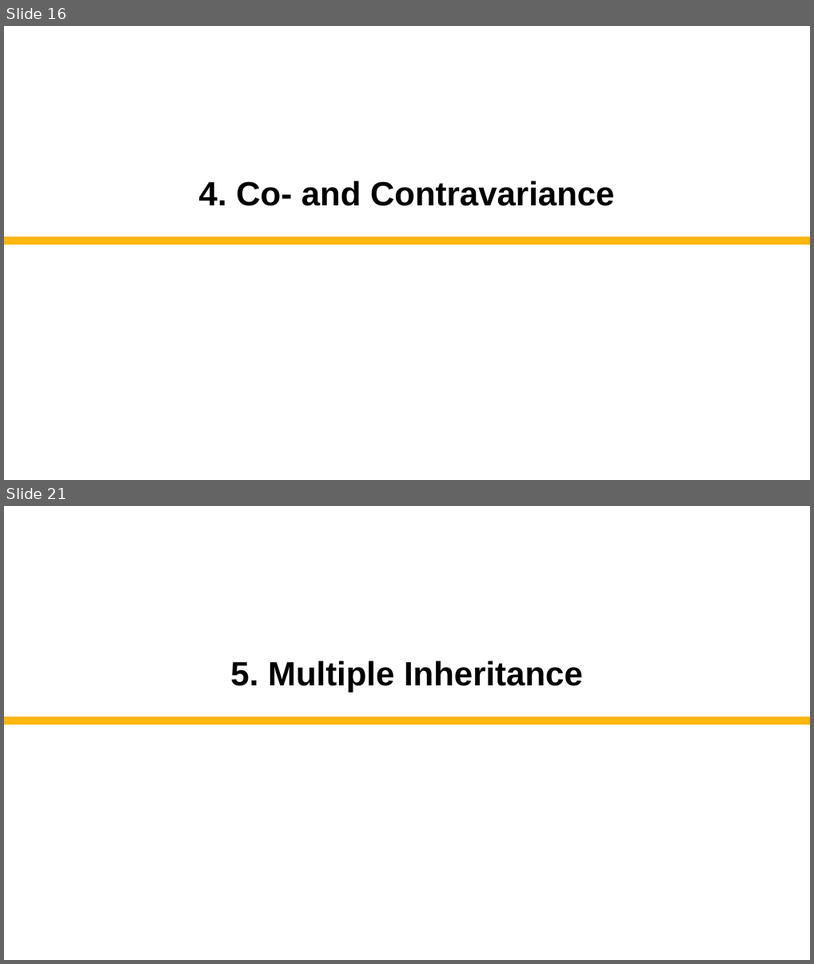
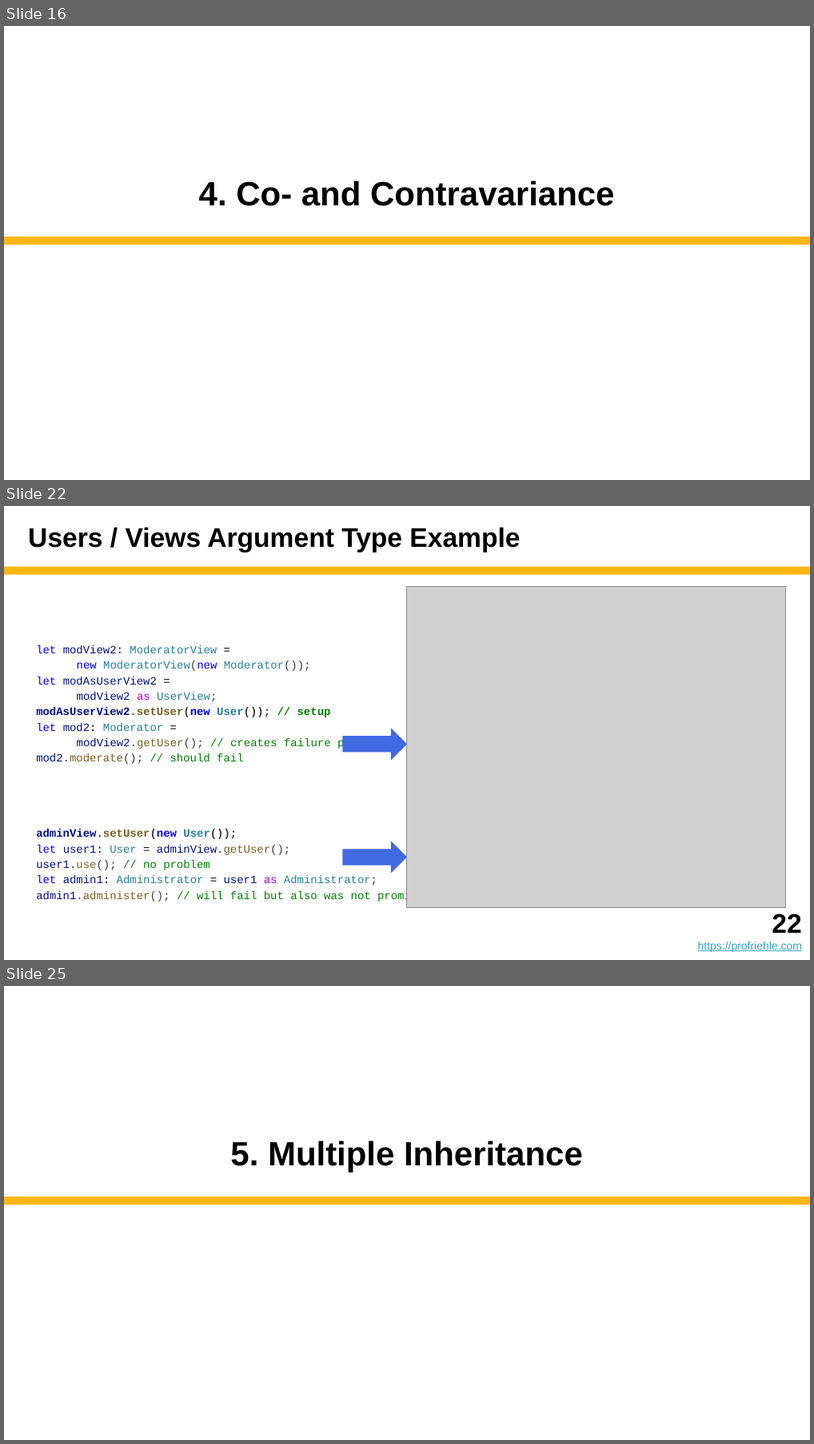
Before and after one commit to dirkriehle/adap-course, a slide deck: Lecture slides/ADAP B03 - Subtyping and Inheritance.pptx. Shown one above the other, each under a label of ours: slides 16 and 21 before the commit, slides 16, 22 and 25 after it; the slides between them are not shown. The pictures are 814x964 and 814x1444 pixels, drawn with LibreOffice and Linux fonts; fonts in the diff are those of the drawing; grey boxes stand for pictures. Boxes give left, top, right and bottom in pixels: in the first picture for what was removed or moved away, otherwise in the second. Text is boxed around its words. In the diff, an @@ line names an element or a change of style, - is before the commit and + after.

```diff
--- a/Lecture slides/ADAP B03 - Subtyping and Inheritance.pptx
+++ b/Lecture slides/ADAP B03 - Subtyping and Inheritance.pptx
@@ slide 22 added at <box>4,506,810,960</box>, background #FFFFFF @@
@@ title added at <box>28,527,520,552</box>, 24 pt, text #000000, bold @@
+Users / Views Argument Type Example
@@ rectangle added at <box>4,567,810,575</box>, fill #FEB612 @@
@@ picture added at <box>407,587,786,907</box> @@
@@ text added at <box>36,645,371,764</box>, 10 pt, text #001080 @@
+let modView2: ModeratorView =
+new ModeratorView(new Moderator());
+let modAsUserView2 =
+modView2 as UserView;
+modAsUserView2.setUser(new User()); // setup
+let mod2: Moderator =
+modView2.getUser(); // creates failure point
+mod2.moderate(); // should fail
@@ right arrow added at <box>342,728,407,760</box>, fill #4169E1 @@
@@ text added at <box>36,828,431,902</box>, 10 pt, text #001080 @@
+adminView.setUser(new User());
+let user1: User = adminView.getUser();
+user1.use(); // no problem
+let admin1: Administrator = user1 as Administrator;
+admin1.administer(); // will fail but also was not promised
@@ right arrow added at <box>342,840,407,873</box>, fill #4169E1 @@
@@ text added at <box>698,913,802,952</box>, 10 pt, text #34A3C5, underline @@
+22
+https://profriehle.com
@@ what was slide 21 is now slide 25 @@
```
Also in this commit, not shown: 6 slides changed, 3 other slides added, 3 other files.
